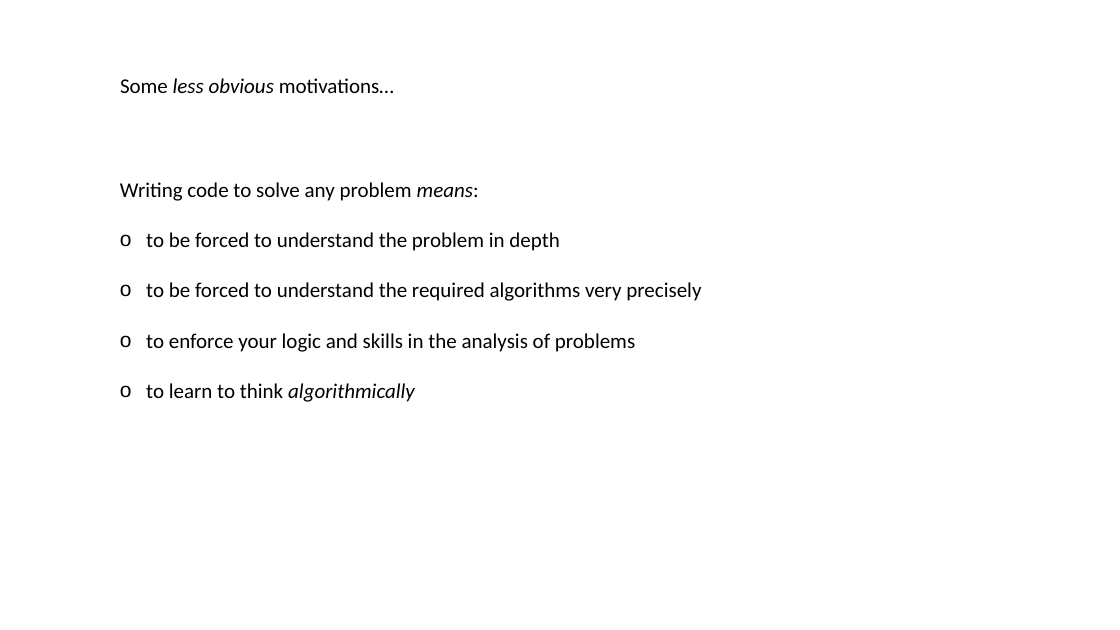
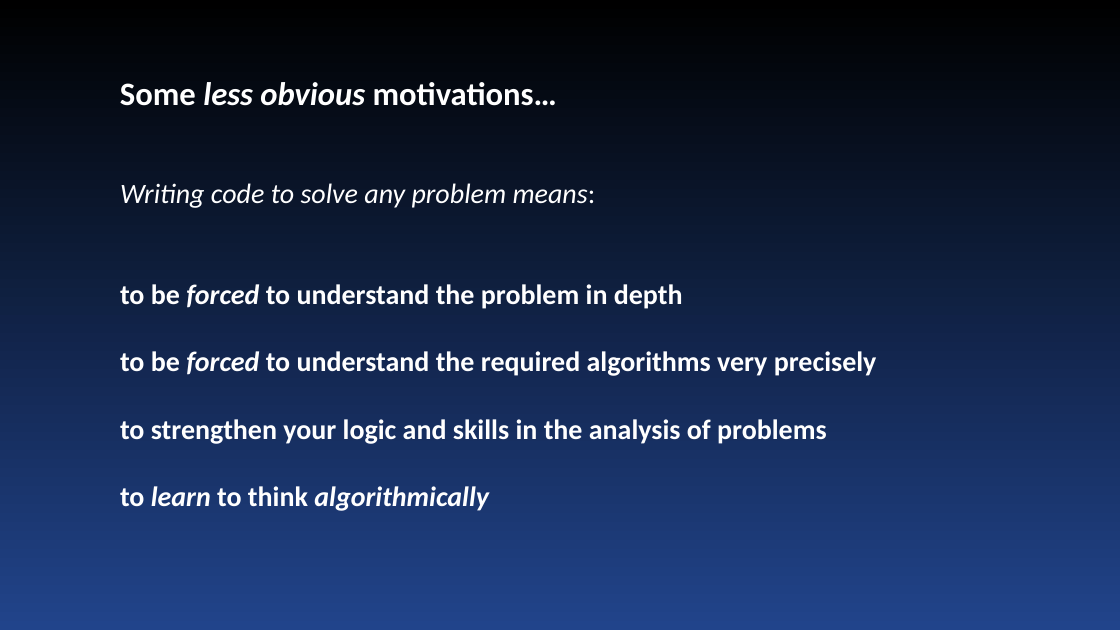
Before and after one commit to Mauro-Prencipe/Python_course_2022, a slide deck: slide 3 of Intro.pptx. Drawn at 1120x630 pixels with LibreOffice and Linux fonts; fonts in the diff are those of the drawing. Boxes give left, top, right and bottom in pixels: in the first picture for what was removed or moved away, otherwise in the second. Text is boxed around its words. In the diff, an @@ line names an element or a change of style, - is before the commit and + after.

```diff
--- a/Intro.pptx
+++ b/Intro.pptx
@@ background #FFFFFF to gradient #000000 to #21448B @@
@@ text "Some less obvious motivations…" at bbox=[120, 82, 557, 106]: size 18 to 28 pt, text colour #000000 to #FFFFFF, bold on @@
@@ text at bbox=[120, 183, 877, 511]: size 18 to 24 pt, text colour #000000 to #FFFFFF in "Writing code to solve any problem means:", "to be forced to understand the problem ...", "to be forced to understand the required ...", "to learn to think algorithmically"; italic on in "Writing code to solve any problem", "forced", "forced", "learn"; bold on in "to be forced to understand the problem ...", "to be forced to understand the required ...", "to learn to think algorithmically"; bullet o to none @@
@@ text at bbox=[120, 419, 827, 444]: text changed; size 18 to 24 pt; text colour #000000 to #FFFFFF; bold on @@
-o to enforce your logic and skills in the analysis of problems
+to strengthen your logic and skills in the analysis of problems
```
Also in this commit, not shown: 3 other slides changed, 7 slides added, 1 other file.
